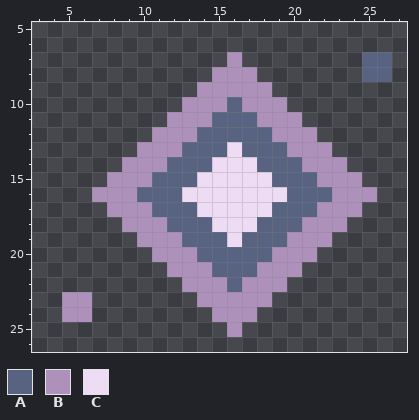
Two states of a pixel-art file, game/assets/source/original_procedural/resource_essence.aseprite. Above, as it was before the edit.
32x32 pixels, 1 frame. Shown: x 3..27, y 5..26.
Palette (. is transparent): A #586381  B #ad91bb  C #eedcf4
Pixels before, first column x 5:
 7 ...........B........AA
 8 ..........BBB.......AA
 9 .........BBBBB........
10 ........BBBABBB.......
11 .......BBBAAABBB......
12 ......BBBAAAAABBB.....
13 .....BBBAAACAAABBB....
14 ....BBBAAACCCAAABBB...
15 ...BBBAAACCCCCAAABBB..
16 ..BBBAAACCCCCCCAAABBB.
17 ...BBBAAACCCCCAAABBB..
18 ....BBBAAACCCAAABBB...
19 .....BBBAAACAAABBB....
20 ......BBBAAAAABBB.....
21 .......BBBAAABBB......
22 ........BBBABBB.......
23 BB.......BBBBB........
24 BB........BBB.........
25 ...........B..........
New version:
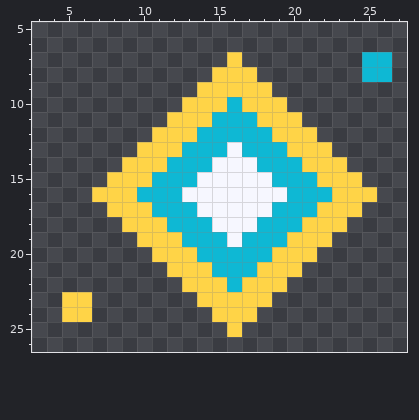
The exact change:
Colour A changes from #586381 to #0eb8d4.
Colour B changes from #ad91bb to #ffd447.
Colour C changes from #eedcf4 to #f6f7ff.
Where, in picture pixels (left, top, right, bottom), the same in both pictures:
changed: (62, 52, 392, 337)
